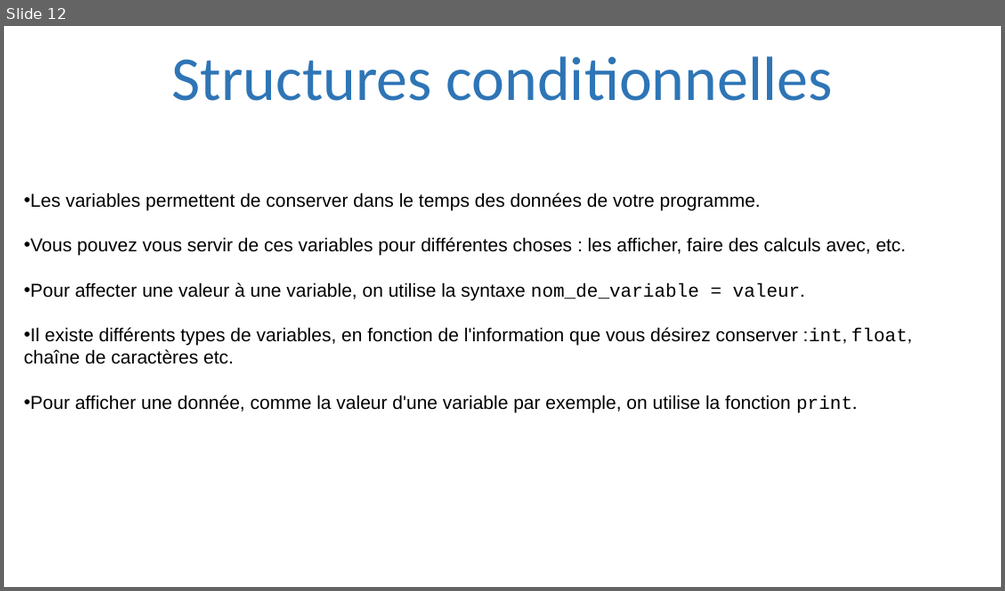
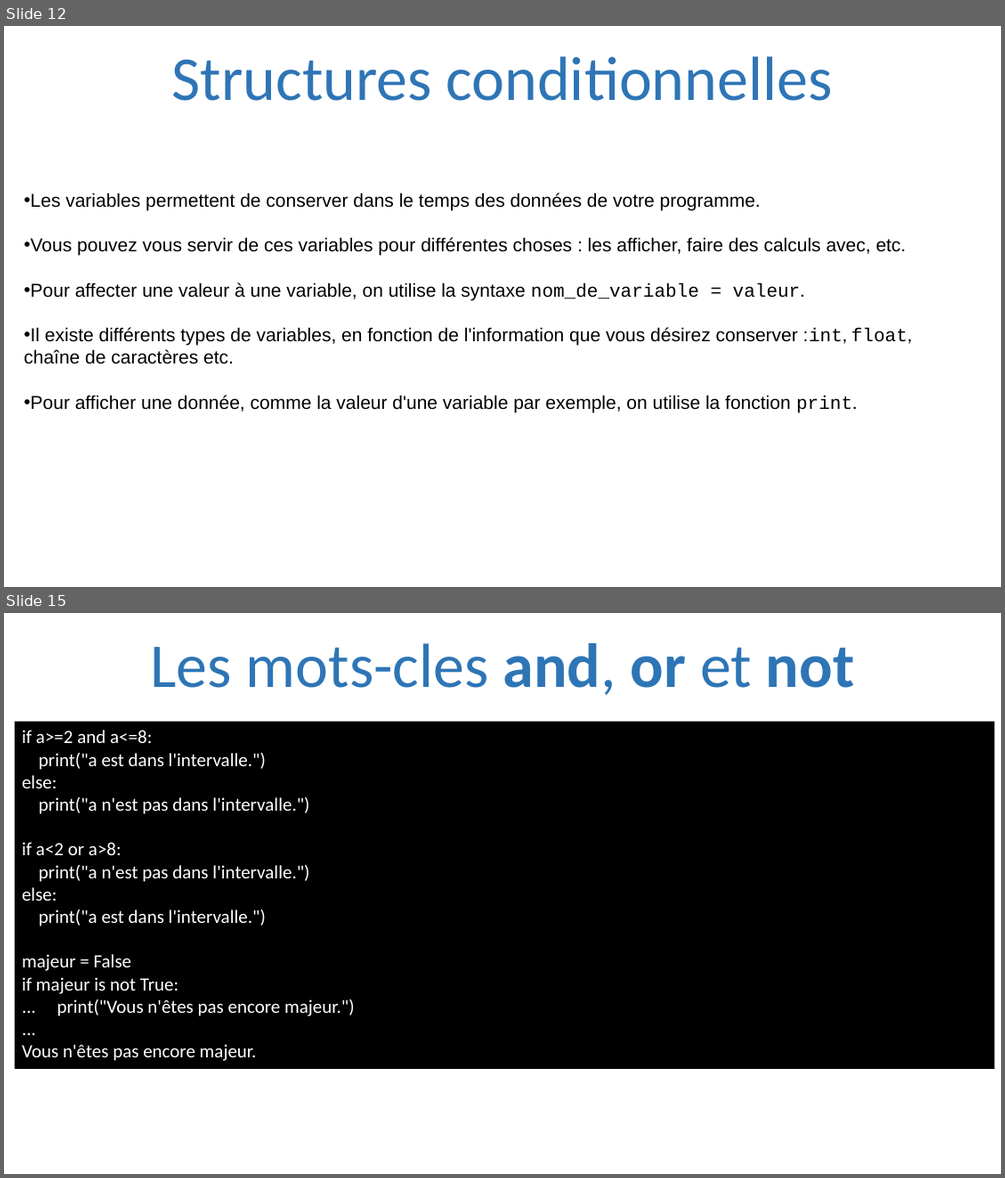
Before and after one commit to julienPalleau/PythonDoc, a slide deck: Python-resume.pptx. Shown one above the other, each under a label of ours: slide 12 before the commit, slides 12 and 15 after it; the slides between them are not shown. The pictures are 1005x591 and 1005x1178 pixels, drawn with LibreOffice and Linux fonts; fonts in the diff are those of the drawing. Boxes give left, top, right and bottom in pixels: in the first picture for what was removed or moved away, otherwise in the second. Text is boxed around its words. In the diff, an @@ line names an element or a change of style, - is before the commit and + after.

```diff
--- a/Python-resume.pptx
+++ b/Python-resume.pptx
@@ slide 15 added at [4, 613, 1001, 1174], background #FFFFFF @@
@@ title added at [151, 643, 854, 695], 60 pt, text #2E75B6 @@
+Les mots-cles and, or et not
@@ rectangle added at [15, 722, 995, 1069], fill #000000, 18 pt, text #FFFFFF @@
+if a>=2 and a<=8:
+print("a est dans l'intervalle.")
+else:
+print("a n'est pas dans l'intervalle.")
+if a<2 or a>8:
+print("a n'est pas dans l'intervalle.")
+else:
+print("a est dans l'intervalle.")
+majeur = False
+if majeur is not True:
+... print("Vous n'êtes pas encore majeur.")
+...
+Vous n'êtes pas encore majeur.
```
Also in this commit, not shown: 1 slide changed, 18 other slides added.
